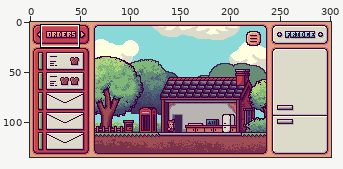
Pixel-art file, stored at dev/toast_office.aseprite. The picture above shows the old version from afar; the outline marks the close-up.
Close-up. Before the commit:
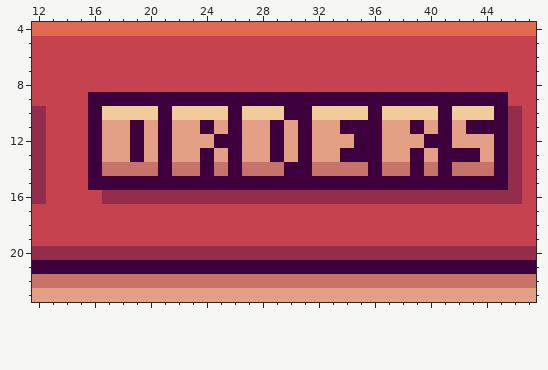
301x135 pixels, 1 frame. Shown: x 12..47, y 4..23. The commit also changed other parts of the picture, which this record leaves out.
New version:
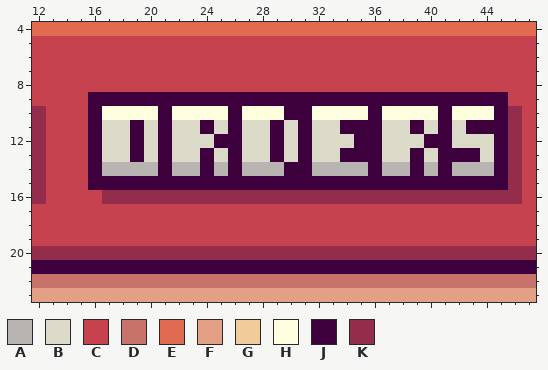
Palette (. is transparent): A #b8b4b2  B #dcdac9  C #c7424f  D #c77369  E #e06b51  F #e3a084  G #f2cb9b  H #ffffe0  J #3d003d  K #942c4b
Difference:
--- layer "menu_background"
@@ x 12..47 @@
  9 CCCCJJJJJJJJJJJJJJJJJJJJJJJJJJJJJJCC
-10 KCCCJGGGGJGGGGJGGGJJGGGGJGGGGJGGGJKC
-11 KCCCJFFJFJFFJFJFFJFJFFJJJFFJFJFJJJKC
-12 KCCCJFFJFJFFFJJFFJFJFFFJJFFFJJFFFJKC
-13 KCCCJFFJFJFFJFJFFJFJFFJJJFFJFJJJFJKC
-14 KCCCJDDDDJDDJDJDDDJJDDDDJDDJDJDDDJKC
+10 KCCCJHHHHJHHHHJHHHJJHHHHJHHHHJHHHJKC
+11 KCCCJBBJBJBBJBJBBJBJBBJJJBBJBJBJJJKC
+12 KCCCJBBJBJBBBJJBBJBJBBBJJBBBJJBBBJKC
+13 KCCCJBBJBJBBJBJBBJBJBBJJJBBJBJJJBJKC
+14 KCCCJAAAAJAAJAJAAAJJAAAAJAAJAJAAAJKC
 15 KCCCJJJJJJJJJJJJJJJJJJJJJJJJJJJJJJKC
